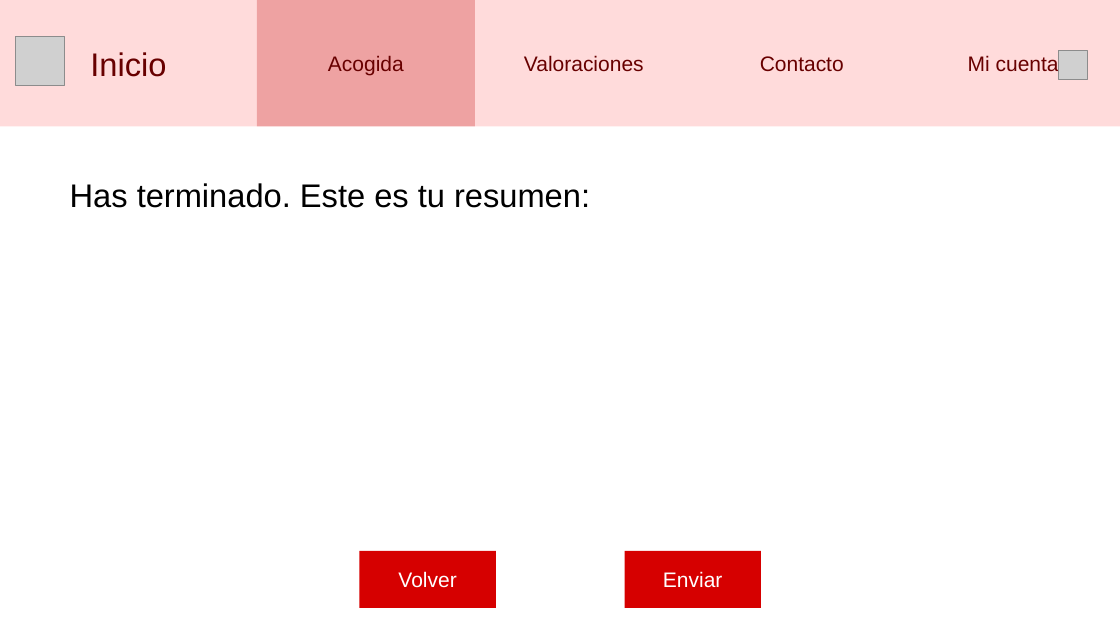
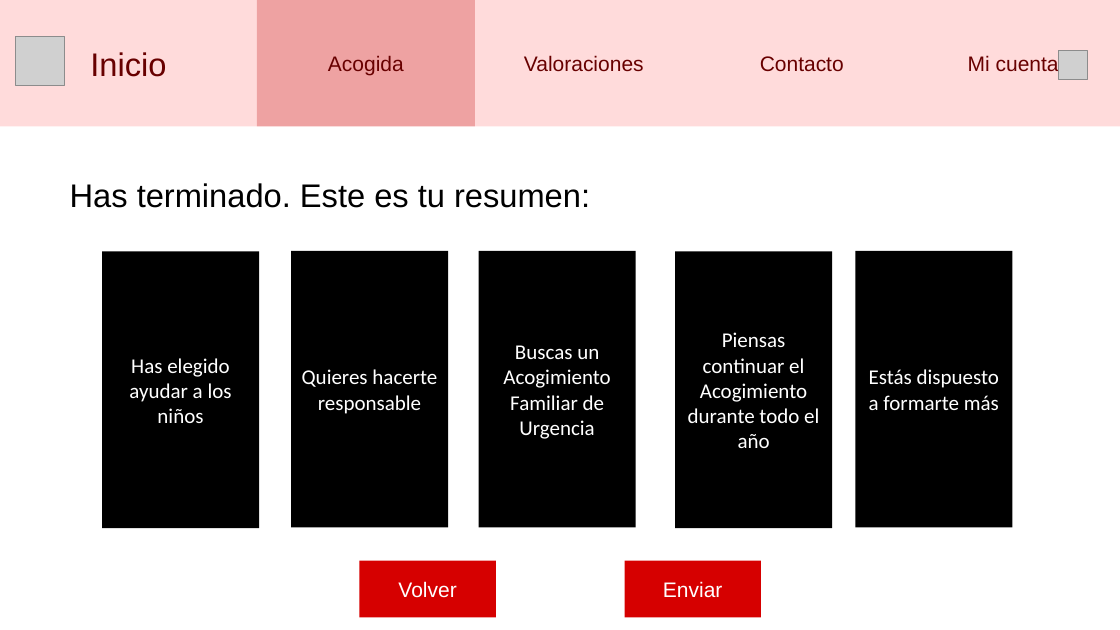
Before and after one commit to Altruistas-de-los-Algoritmos/aws-iberia-hackathon-2023-cruz-roja, a slide deck: slide 10 of design/mockup_v1.pptx. Drawn at 1120x630 pixels with LibreOffice and Linux fonts; fonts in the diff are those of the drawing; grey boxes stand for pictures. Boxes give left, top, right and bottom in pixels: in the first picture for what was removed or moved away, otherwise in the second. Text is boxed around its words. In the diff, an @@ line names an element or a change of style, - is before the commit and + after.

Commit message:
Update resume slide

```diff
--- a/design/mockup_v1.pptx
+++ b/design/mockup_v1.pptx
@@ rectangle added at [102, 251, 259, 528], fill #000000, 18 pt, text #FFFFFF @@
+Has elegido ayudar a los niños
@@ rectangle added at [292, 251, 449, 528], fill #000000, 18 pt, text #FFFFFF @@
+Quieres hacerte responsable
@@ rectangle added at [479, 251, 636, 528], fill #000000, 18 pt, text #FFFFFF @@
+Buscas un Acogimiento Familiar de Urgencia
@@ rectangle added at [676, 251, 833, 528], fill #000000, 18 pt, text #FFFFFF @@
+Piensas continuar el Acogimiento durante todo el año
@@ rectangle added at [855, 251, 1012, 528], fill #000000, 18 pt, text #FFFFFF @@
+Estás dispuesto a formarte más
@@ rectangle "Volver": place and size @@
-rectangle "Volver" at [360, 551, 496, 608]
+rectangle "Volver" at [360, 560, 496, 618]
@@ rectangle "Enviar": place and size @@
-rectangle "Enviar" at [625, 551, 761, 608]
+rectangle "Enviar" at [625, 560, 761, 618]
```
